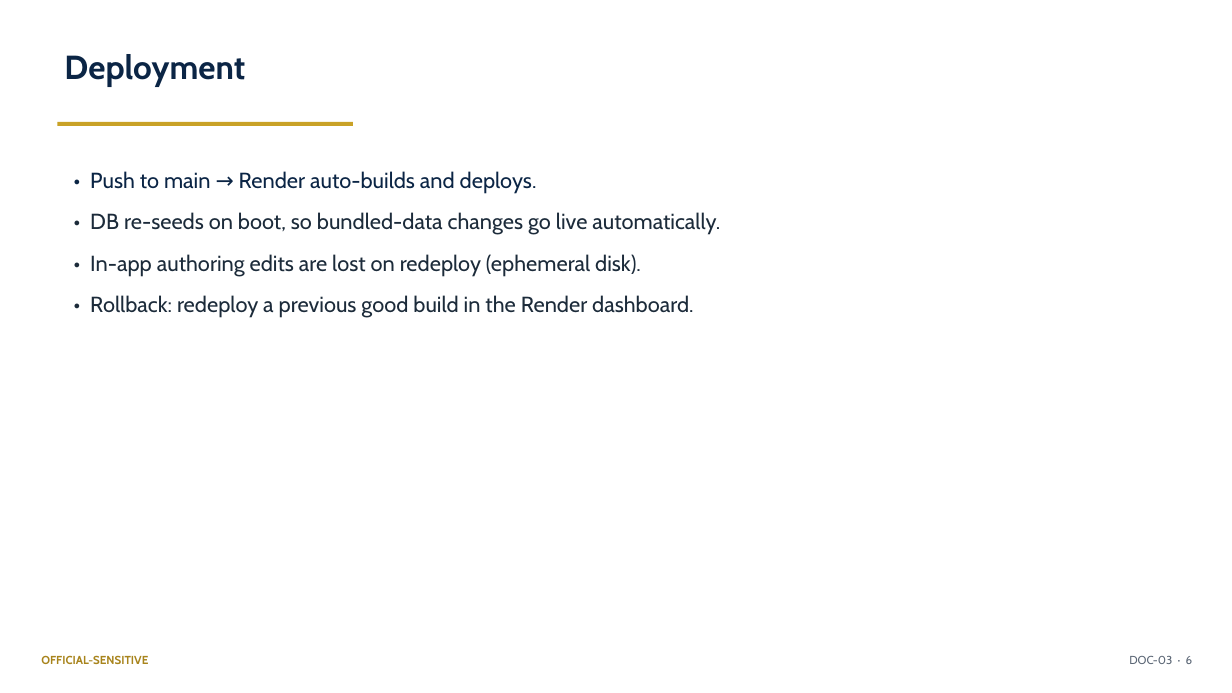
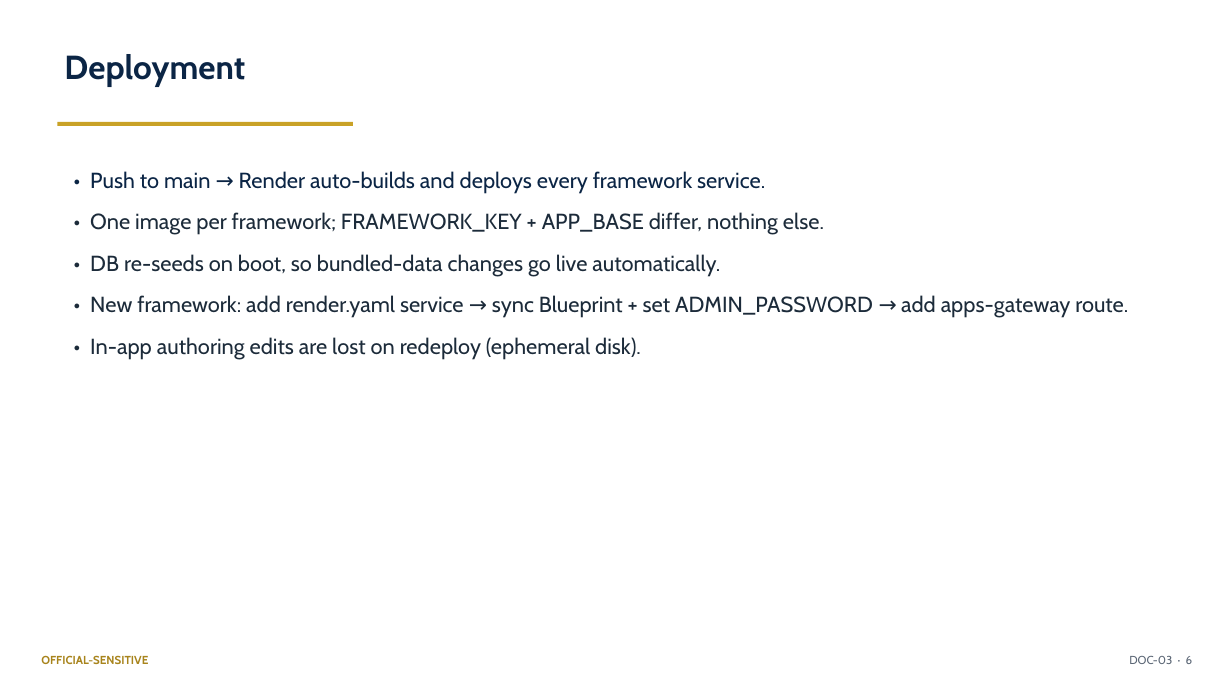
Before and after one commit to DRC63/method-map, a slide deck: slide 6 of docs/03_Operation_Manual_Summary.pptx. Drawn at 1232x693 pixels with LibreOffice and Linux fonts; fonts in the diff are those of the drawing. Boxes give left, top, right and bottom in pixels: in the first picture for what was removed or moved away, otherwise in the second. Text is boxed around its words. In the diff, an @@ line names an element or a change of style, - is before the commit and + after.

```diff
--- a/docs/03_Operation_Manual_Summary.pptx
+++ b/docs/03_Operation_Manual_Summary.pptx
@@ text at (90, 171, 824, 235): text changed; text colour #0B2545 to #1C2B3A @@
-• Push to main → Render auto-builds and deploys.
+• Push to main → Render auto-builds and deploys every framework service.
+• One image per framework; FRAMEWORK_KEY + APP_BASE differ, nothing else.
@@ text at (90, 295, 1128, 318): paragraph added @@
+• New framework: add render.yaml service → sync Blueprint + set ADMIN_PASSWORD → add apps-gateway route.
@@ text at (90, 295, 693, 318): paragraph removed @@
-• Rollback: redeploy a previous good build in the Render dashboard.
```
Also in this commit, not shown: 3 other slides changed, 11 other files.
